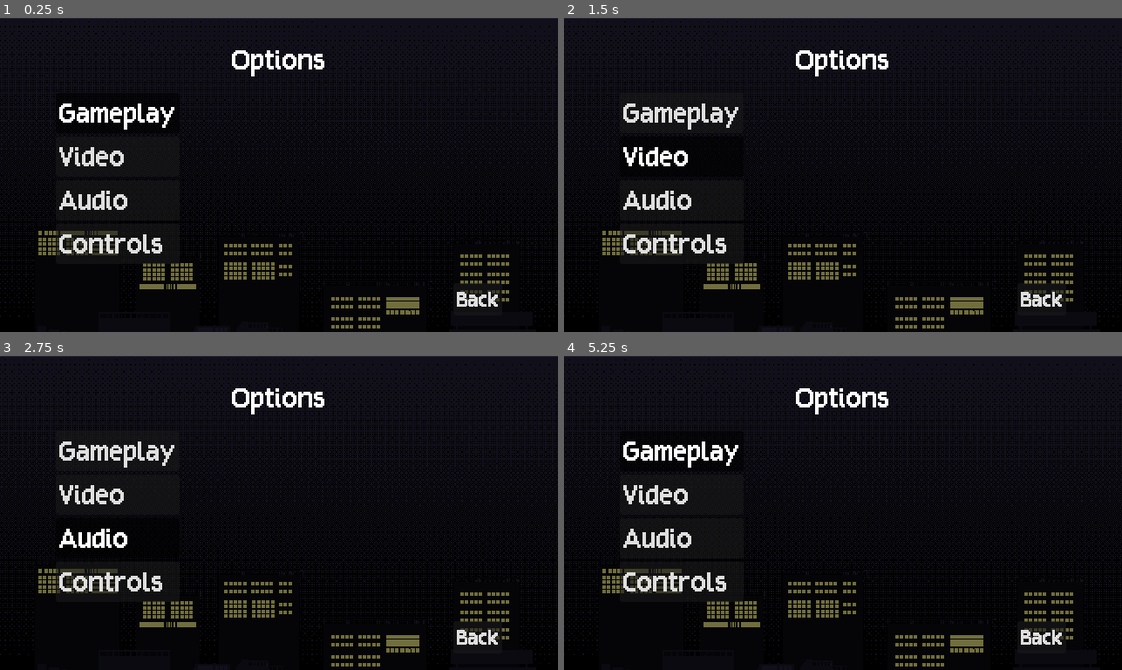
Above: before the commit, frames 1-4 (two rows, left to right).
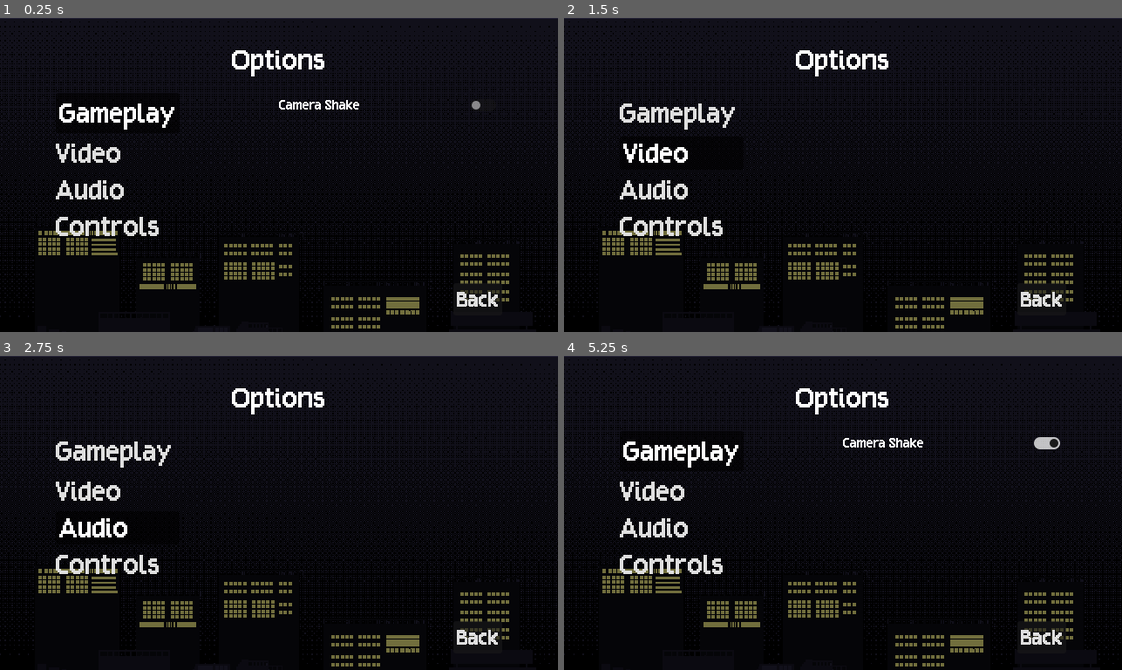
Above: after the commit, the same moments.

Repository: kyteidev/rogueshot
Game: Godot game, scene res://scenes/menus/options_menu.tscn
The game is run twice, just before and just after one commit, with the same random seed, the same clock (stepped at 60 frames per second) and the same inputs.
Inputs (mouse positions are in pixels of both pictures, inside the frame that each line leads up to):
- Up to frame 1 (0.25 s): no input
- Up to frame 2 (1.5 s): click "Gameplay" at 0.5 s; click "Video" at 1.25 s
- Up to frame 3 (2.75 s): click "Audio" at 2 s
- Up to frame 4 (5.25 s): click "Controls" at 2.75 s; click "Back" at 3.5 s; click "Options" at 4.25 s; click (1049, 443) at 5.02 s

The runs differ from the first frame. In frame 1, 2.5% of the frame differs, in the area x 10-87%, y 26-79%; in frame 2, 2.8%; in frame 3, 3.0%, in the area x 10-33%, y 27-79%; in frame 4, 2.6%.

Commit message:
make tabs in options screen work

Diff:
--- /dev/null
+++ b/resources/themes/label_options.tres
@@ -0,0 +1,6 @@
+[gd_resource type="LabelSettings" format=3 uid="uid://dg0kb8y76xk08"]
+
+[ext_resource type="FontFile" uid="uid://4jxi61jcsc2c" path="res://assets/fonts/groundhog.ttf" id="1_8mcyd"]
+
+[resource]
+font = ExtResource("1_8mcyd")
--- a/scenes/menus/options_menu.tscn
+++ b/scenes/menus/options_menu.tscn
@@ -8,10 +8,19 @@
 [ext_resource type="FontFile" uid="uid://4jxi61jcsc2c" path="res://assets/fonts/groundhog.ttf" id="5_yxgvl"]
 [ext_resource type="Theme" uid="uid://dfg84fv2ux34y" path="res://resources/themes/tab_settings.tres" id="6_frorf"]
 [ext_resource type="ButtonGroup" uid="uid://cex2h80qiylfv" path="res://resources/groups/settings_tab_group.tres" id="7_23plx"]
+[ext_resource type="LabelSettings" uid="uid://dg0kb8y76xk08" path="res://resources/themes/label_options.tres" id="9_gjmye"]
 
 [sub_resource type="LabelSettings" id="LabelSettings_vjox6"]
 font = ExtResource("5_yxgvl")
 font_size = 32
+
+[sub_resource type="StyleBoxEmpty" id="StyleBoxEmpty_tiokm"]
+
+[sub_resource type="StyleBoxEmpty" id="StyleBoxEmpty_gjmye"]
+
+[sub_resource type="StyleBoxEmpty" id="StyleBoxEmpty_muvh2"]
+
+[sub_resource type="StyleBoxEmpty" id="StyleBoxEmpty_yxgvl"]
 
 [sub_resource type="Theme" id="Theme_qnuys"]
 default_font = ExtResource("5_yxgvl")
@@ -114,6 +123,7 @@
 [node name="GameplayTab" type="Button" parent="TabsContainer" unique_id=1708401170]
 layout_mode = 2
 theme = ExtResource("6_frorf")
+theme_override_styles/normal = SubResource("StyleBoxEmpty_tiokm")
 toggle_mode = true
 button_pressed = true
 button_group = ExtResource("7_23plx")
@@ -123,6 +133,7 @@
 [node name="VideoTab" type="Button" parent="TabsContainer" unique_id=1112779466]
 layout_mode = 2
 theme = ExtResource("6_frorf")
+theme_override_styles/normal = SubResource("StyleBoxEmpty_gjmye")
 toggle_mode = true
 button_group = ExtResource("7_23plx")
 text = "Video"
@@ -131,6 +142,7 @@
 [node name="AudioTab" type="Button" parent="TabsContainer" unique_id=274596145]
 layout_mode = 2
 theme = ExtResource("6_frorf")
+theme_override_styles/normal = SubResource("StyleBoxEmpty_muvh2")
 toggle_mode = true
 button_group = ExtResource("7_23plx")
 text = "Audio"
@@ -139,10 +151,57 @@
 [node name="ControlsTab" type="Button" parent="TabsContainer" unique_id=1249559282]
 layout_mode = 2
 theme = ExtResource("6_frorf")
+theme_override_styles/normal = SubResource("StyleBoxEmpty_yxgvl")
 toggle_mode = true
 button_group = ExtResource("7_23plx")
 text = "Controls"
 alignment = 0
+
+[node name="TabViewContainer" type="MarginContainer" parent="." unique_id=27030634]
+layout_mode = 0
+offset_left = 320.0
+offset_top = 88.0
+offset_right = 576.0
+offset_bottom = 280.0
+
+[node name="Gameplay" type="Control" parent="TabViewContainer" unique_id=199546014]
+layout_mode = 2
+size_flags_vertical = 3
+
+[node name="ContentContainer" type="VBoxContainer" parent="TabViewContainer/Gameplay" unique_id=1258848593]
+layout_mode = 1
+anchors_preset = 15
+anchor_right = 1.0
+anchor_bottom = 1.0
+grow_horizontal = 2
+grow_vertical = 2
+
+[node name="OptionCameraShake" type="HBoxContainer" parent="TabViewContainer/Gameplay/ContentContainer" unique_id=2058139324]
+layout_mode = 2
+
+[node name="Label" type="Label" parent="TabViewContainer/Gameplay/ContentContainer/OptionCameraShake" unique_id=682935788]
+layout_mode = 2
+size_flags_horizontal = 3
+text = "Camera Shake"
+label_settings = ExtResource("9_gjmye")
+
+[node name="CheckButton" type="CheckButton" parent="TabViewContainer/Gameplay/ContentContainer/OptionCameraShake" unique_id=1435236203]
+layout_mode = 2
+
+[node name="Video" type="Control" parent="TabViewContainer" unique_id=72644153]
+visible = false
+layout_mode = 2
+size_flags_vertical = 3
+
+[node name="Audio" type="Control" parent="TabViewContainer" unique_id=390435501]
+visible = false
+layout_mode = 2
+size_flags_vertical = 3
+
+[node name="Controls" type="Control" parent="TabViewContainer" unique_id=402162721]
+visible = false
+layout_mode = 2
+size_flags_vertical = 3
 
 [node name="BackButton" type="Button" parent="." unique_id=123714607]
 layout_mode = 1
@@ -160,4 +219,8 @@
 theme = SubResource("Theme_qnuys")
 text = "Back"
 
+[connection signal="pressed" from="TabsContainer/GameplayTab" to="." method="_on_tab_pressed"]
+[connection signal="pressed" from="TabsContainer/VideoTab" to="." method="_on_tab_pressed"]
+[connection signal="pressed" from="TabsContainer/AudioTab" to="." method="_on_tab_pressed"]
+[connection signal="pressed" from="TabsContainer/ControlsTab" to="." method="_on_tab_pressed"]
 [connection signal="pressed" from="BackButton" to="." method="_on_back_button_pressed"]
--- a/scripts/menus/options_menu.gd
+++ b/scripts/menus/options_menu.gd
@@ -1,4 +1,23 @@
 extends Control
+
+
+@onready var tabs_container := $TabsContainer
+@onready var tab_view_container := $TabViewContainer
+
+var current_tab_index: int = 0
+
+
+func _on_tab_pressed() -> void:
+	# get current tab index
+	var tabs := tabs_container.get_children()
+	for index in range(tabs.size()):
+		if tabs[index].button_pressed:
+			current_tab_index = index
+
+	# show correct tab view
+	var views := tab_view_container.get_children()
+	for index in range(views.size()):
+		views[index].visible = current_tab_index == index
 
 
 func _on_back_button_pressed() -> void:
